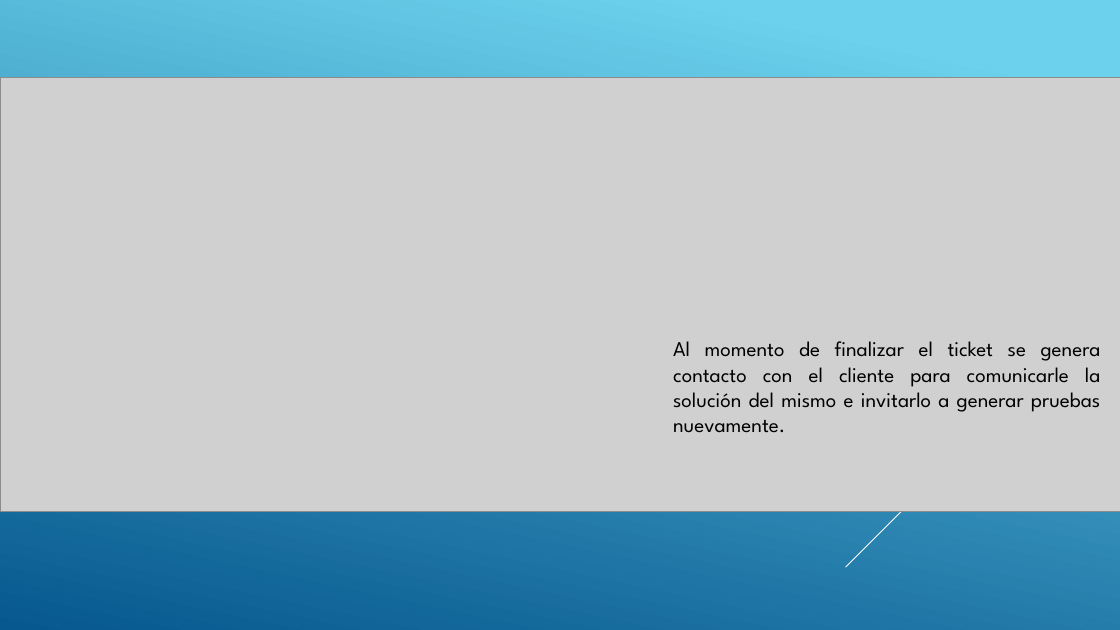
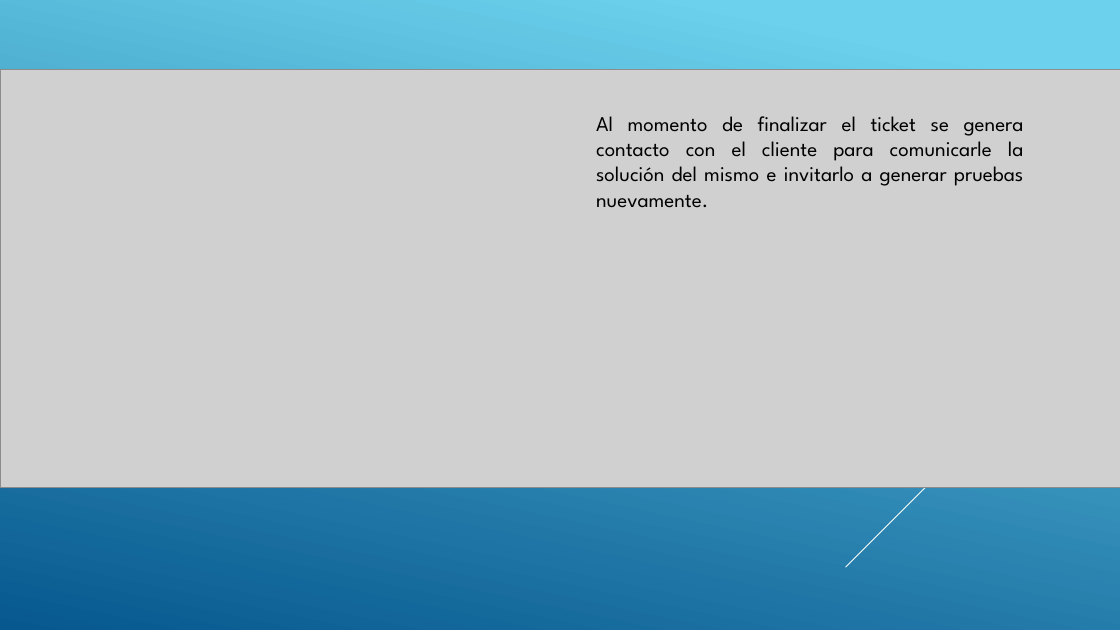
Before and after one commit to jovannyzepeda/escuela1, a slide deck: slide 9 of qualtcom/Documentacion-Soporte/presentacion procesos/Capacitación de los procesos via.pptx. Drawn at 1120x630 pixels with LibreOffice and Linux fonts; fonts in the diff are those of the drawing; grey boxes stand for pictures. Boxes give left, top, right and bottom in pixels: in the first picture for what was removed or moved away, otherwise in the second. Text is boxed around its words. In the diff, an @@ line names an element or a change of style, - is before the commit and + after.

```diff
--- a/qualtcom/Documentacion-Soporte/presentacion procesos/Capacitación de los procesos via.pptx
+++ b/qualtcom/Documentacion-Soporte/presentacion procesos/Capacitación de los procesos via.pptx
@@ picture: place and size @@
-picture at bbox=[0, 78, 1120, 512]
+picture at bbox=[0, 70, 1120, 487]
@@ text "Al momento de finalizar el ...": place and size @@
-text "Al momento de finalizar el ..." at bbox=[673, 341, 1101, 433]
+text "Al momento de finalizar el ..." at bbox=[596, 116, 1024, 208]
```
Also in this commit, not shown: 1 other slide changed, 23 other files.
